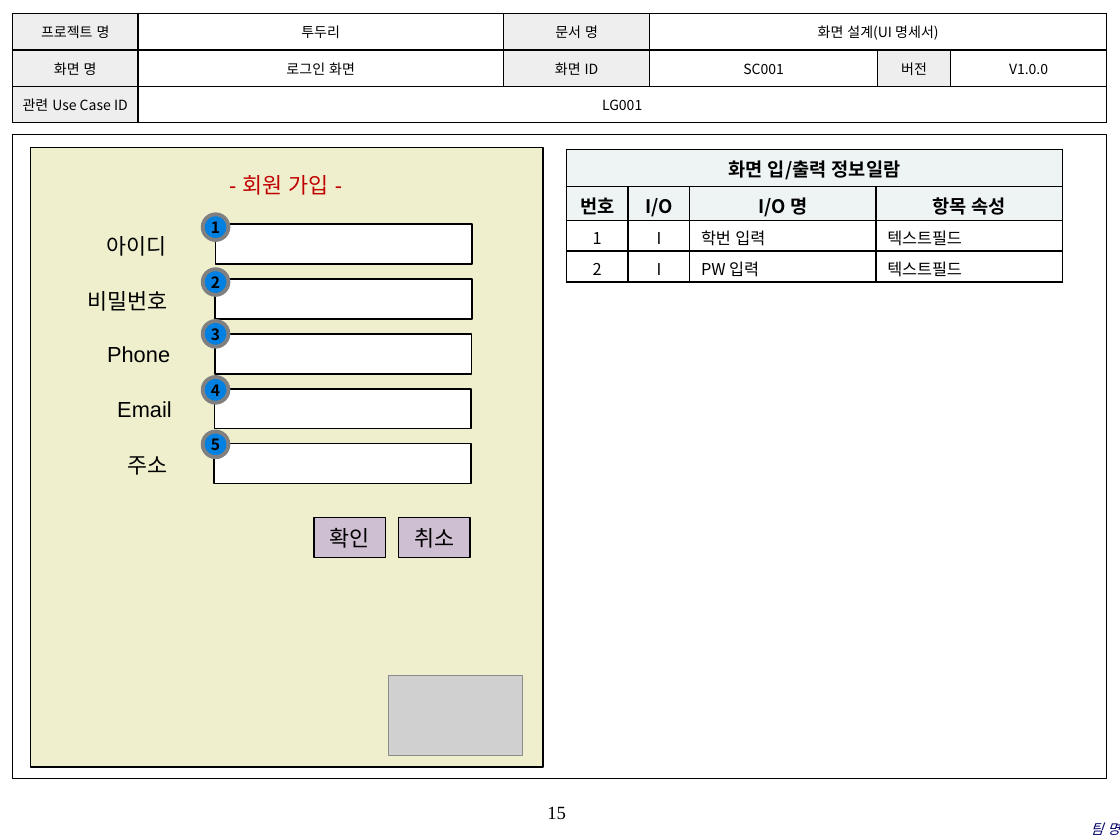
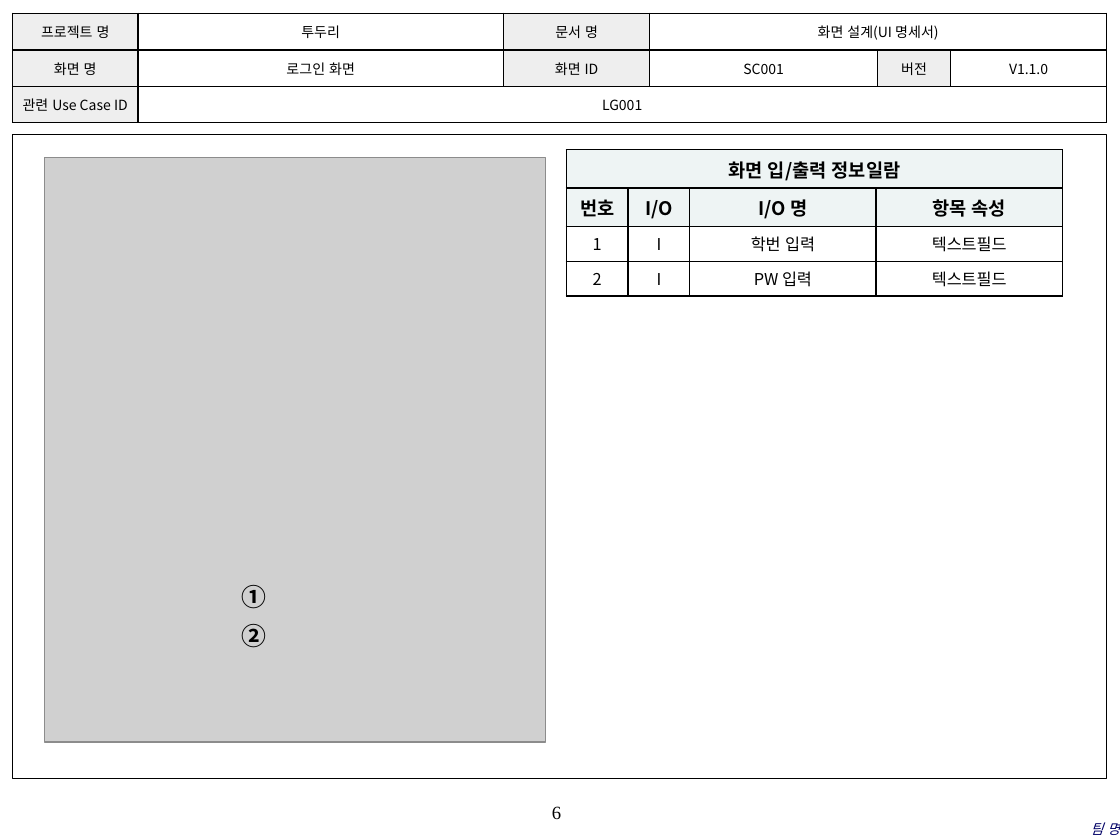
Before and after one commit to coskdms/SE2017_10_TenoutofTen, a slide deck: slide 6 of doc/3_ 설계서/UI Design Template.pptx (slide 15 before the commit). Drawn at 1120x840 pixels with LibreOffice and Linux fonts; fonts in the diff are those of the drawing; grey boxes stand for pictures; background and template pictures are left out. Boxes give left, top, right and bottom in pixels: in the first picture for what was removed or moved away, otherwise in the second. Text is boxed around its words. In the diff, an @@ line names an element or a change of style, - is before the commit and + after.

```diff
--- a/doc/3_ 설계서/UI Design Template.pptx
+++ b/doc/3_ 설계서/UI Design Template.pptx
@@ table at (x1=12, y1=13, x2=1105, y2=123) @@
-row 2, column 6: V1.0.0
+row 2, column 6: V1.1.0
@@ picture added at (x1=45, y1=158, x2=545, y2=743) @@
@@ table at (x1=567, y1=150, x2=1062, y2=291) @@
@@ alignment left to centre @@
@@ ellipse removed at (x1=203, y1=321, x2=228, y2=347) @@
-3
@@ ellipse removed at (x1=203, y1=377, x2=228, y2=403) @@
-4
@@ ellipse removed at (x1=203, y1=431, x2=228, y2=457) @@
-5
@@ text "①" moved from (x1=203, y1=214, x2=228, y2=240) to (x1=242, y1=585, x2=267, y2=609) @@
@@ text "①" at (x1=242, y1=585, x2=267, y2=609): vertical alignment middle to top; fill #0081E2 to none; outline #808080 2.5 pt to none @@
@@ text at (x1=242, y1=585, x2=267, y2=609): text changed; size 10 to 16 pt @@
-1
+①
@@ text "②" at (x1=242, y1=624, x2=267, y2=648): vertical alignment middle to top; fill #0081E2 to none; outline #808080 2.5 pt to none @@
@@ text "②" moved from (x1=203, y1=269, x2=228, y2=295) to (x1=242, y1=624, x2=267, y2=648) @@
@@ text at (x1=242, y1=624, x2=267, y2=648): text changed; size 10 to 16 pt @@
-2
+②
@@ group removed at (x1=30, y1=148, x2=543, y2=767): 8 rectangles, 6 texts, 1 picture @@
-확인
-- 회원 가입 -
-아이디
-비밀번호
-Phone
-Email
-주소
-취소
@@ page number at (x1=552, y1=806, x2=561, y2=819): text changed @@
-15
+6
```
Also in this commit, not shown: 15 other slides changed, 5 slides added, 9 slides removed.
